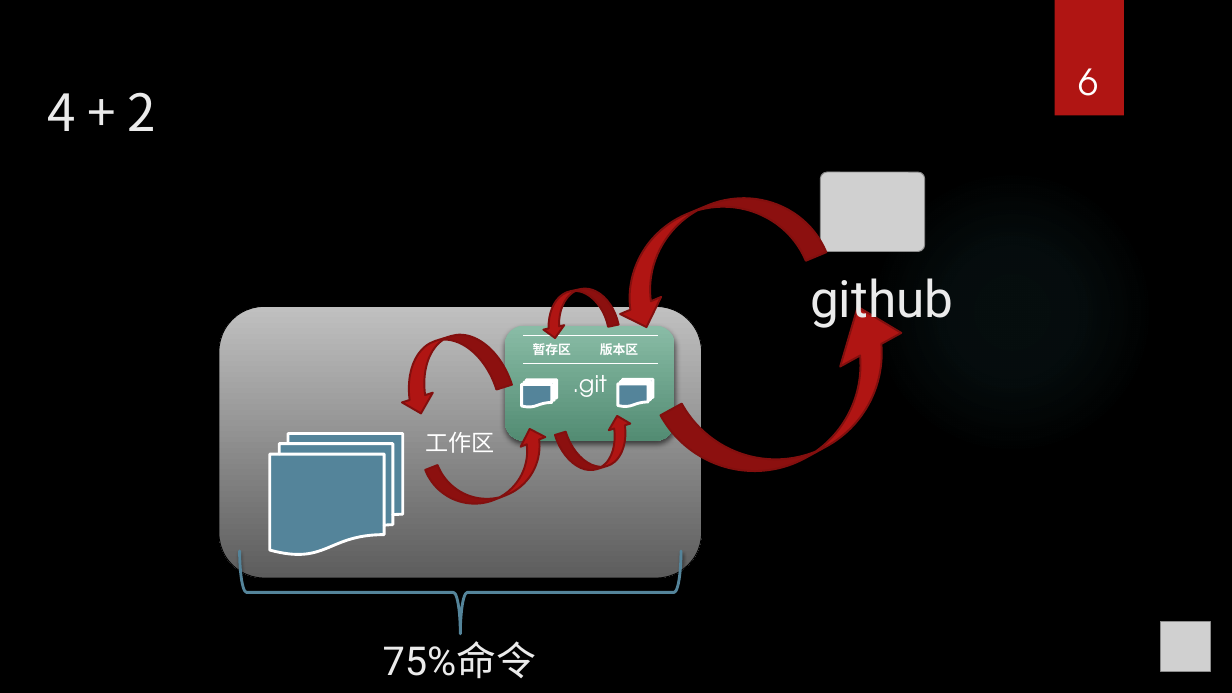
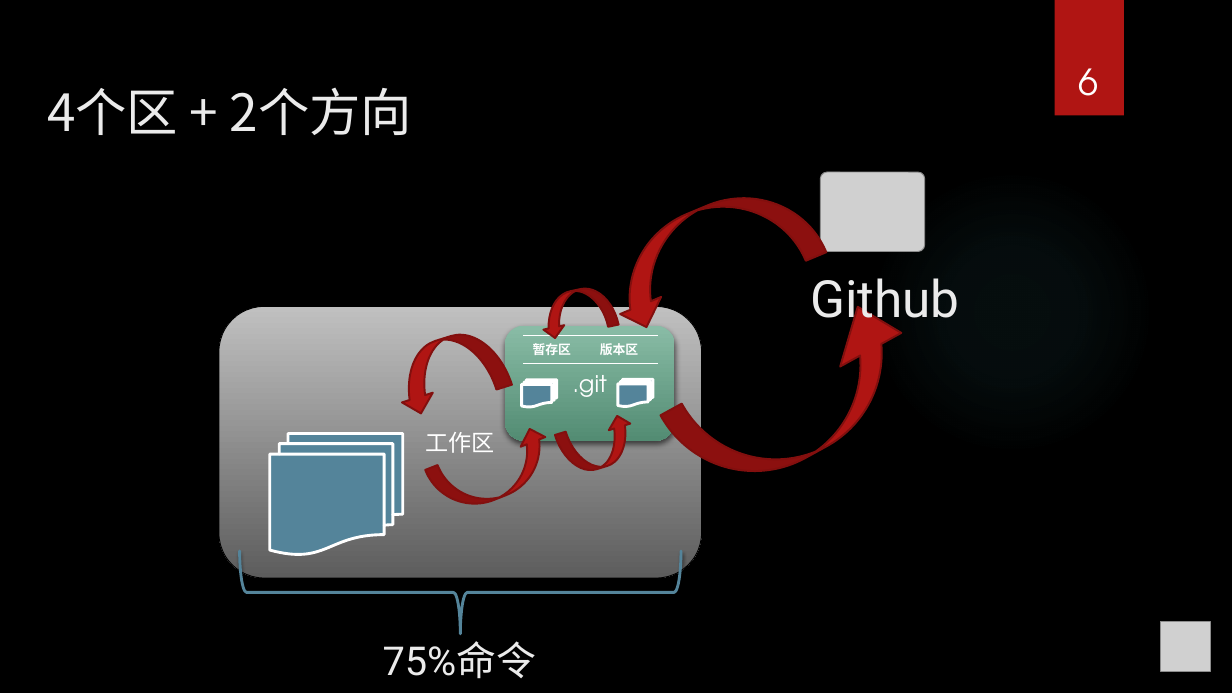
Before and after one commit to seafitliu/about, a slide deck: slide 6 of git那些事.pptx. Drawn at 1232x693 pixels with LibreOffice and Linux fonts; fonts in the diff are those of the drawing; grey boxes stand for pictures; background and template pictures are left out. Boxes give left, top, right and bottom in pixels: in the first picture for what was removed or moved away, otherwise in the second. Text is boxed around its words. In the diff, an @@ line names an element or a change of style, - is before the commit and + after.

```diff
--- a/git那些事.pptx
+++ b/git那些事.pptx
@@ title at box(47, 88, 412, 135): text changed @@
-4 + 2
+4个区 + 2个方向
@@ text at box(810, 278, 959, 330): text changed @@
-github
+Github
```
Also in this commit, not shown: 1 other slide changed.
